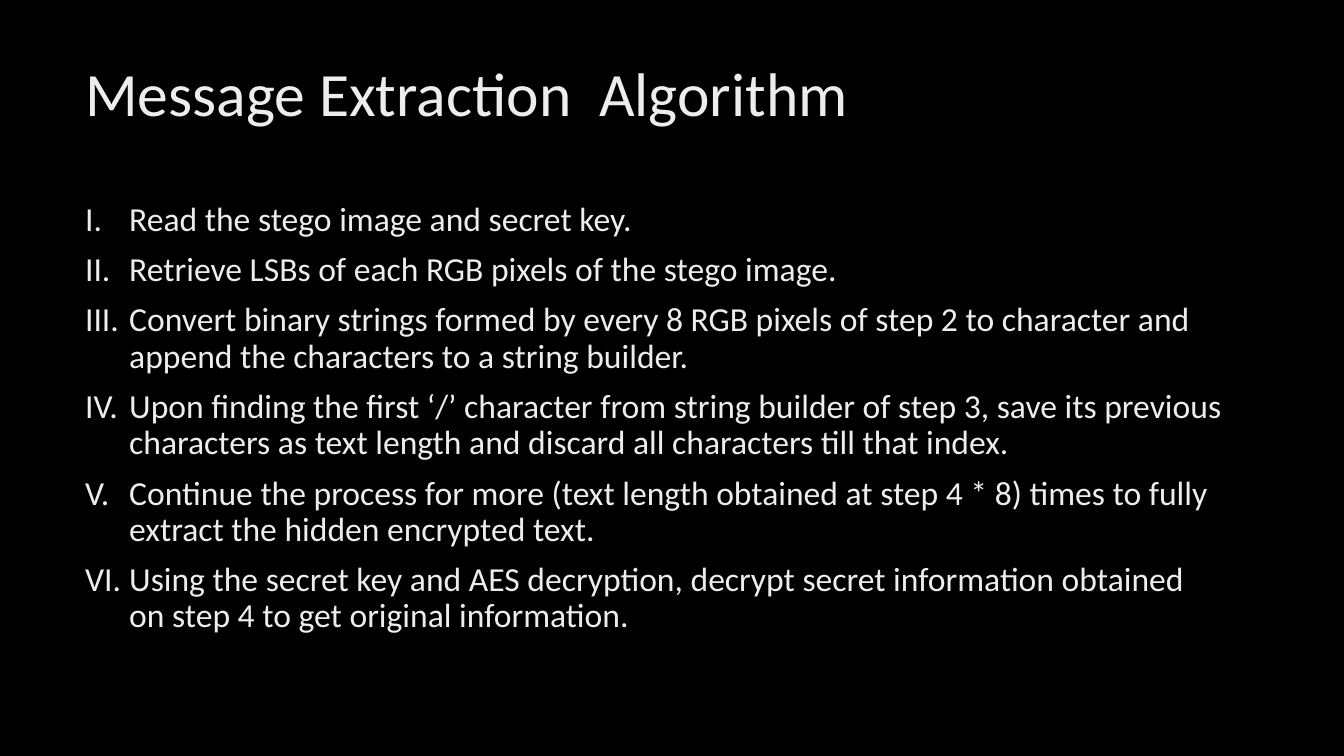
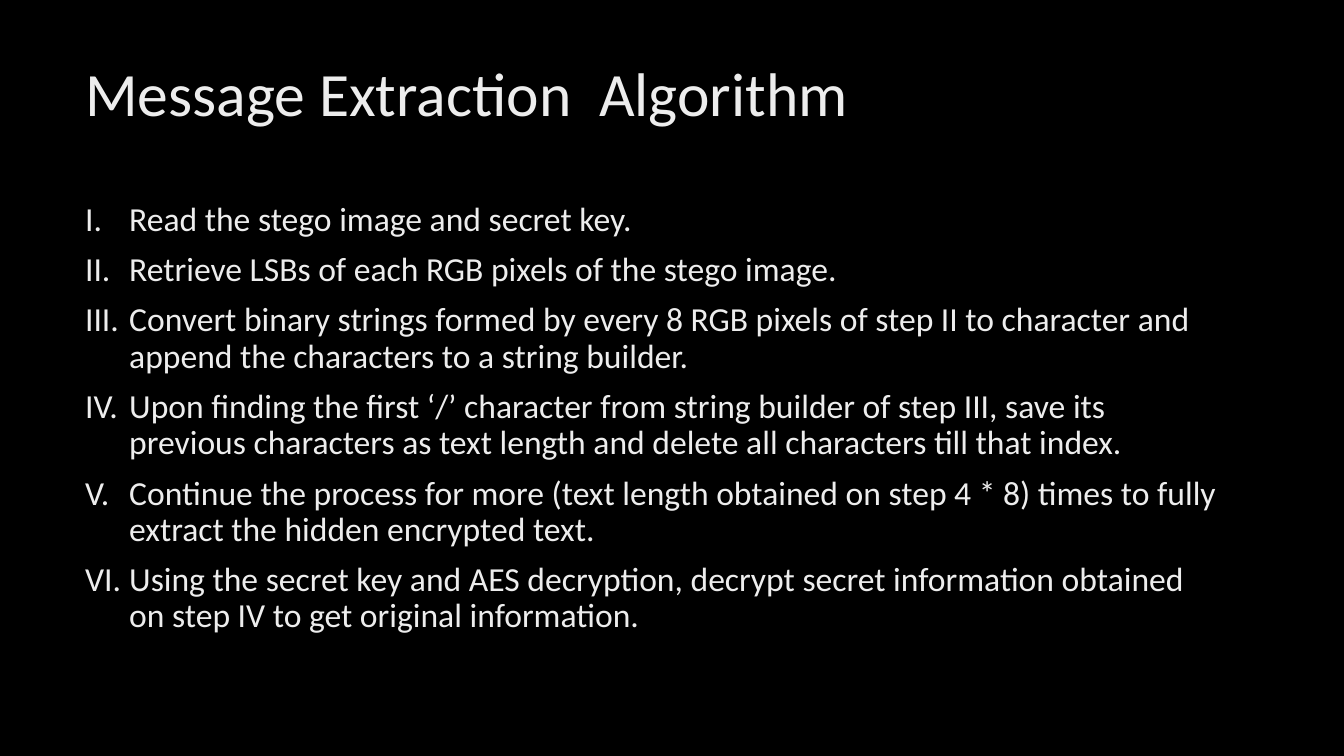
Before and after one commit to SupriyaAmatya/ImageSteganography, a slide deck: slide 17 of Documentation/final.pptx (slide 16 before the commit). Drawn at 1344x756 pixels with LibreOffice and Linux fonts; fonts in the diff are those of the drawing; background and template pictures are left out. Boxes give left, top, right and bottom in pixels: in the first picture for what was removed or moved away, otherwise in the second. Text is boxed around its words. In the diff, an @@ line names an element or a change of style, - is before the commit and + after.

```diff
--- a/Documentation/final.pptx
+++ b/Documentation/final.pptx
@@ text at bbox=[129, 307, 1215, 633]: text changed @@
-III. Convert binary strings formed by every 8 RGB pixels of step 2 to character and append the characters to a string builder.
-IV. Upon finding the first ‘/’ character from string builder of step 3, save its previous characters as text length and discard all characters till that index.
-V. Continue the process for more (text length obtained at step 4 * 8) times to fully extract the hidden encrypted text.
-VI. Using the secret key and AES decryption, decrypt secret information obtained on step 4 to get original information.
+III. Convert binary strings formed by every 8 RGB pixels of step II to character and append the characters to a string builder.
+IV. Upon finding the first ‘/’ character from string builder of step III, save its previous characters as text length and delete all characters till that index.
+V. Continue the process for more (text length obtained on step 4 * 8) times to fully extract the hidden encrypted text.
+VI. Using the secret key and AES decryption, decrypt secret information obtained on step IV to get original information.
```
Also in this commit, not shown: 5 other slides changed, 3 slides added, 6 other files.
